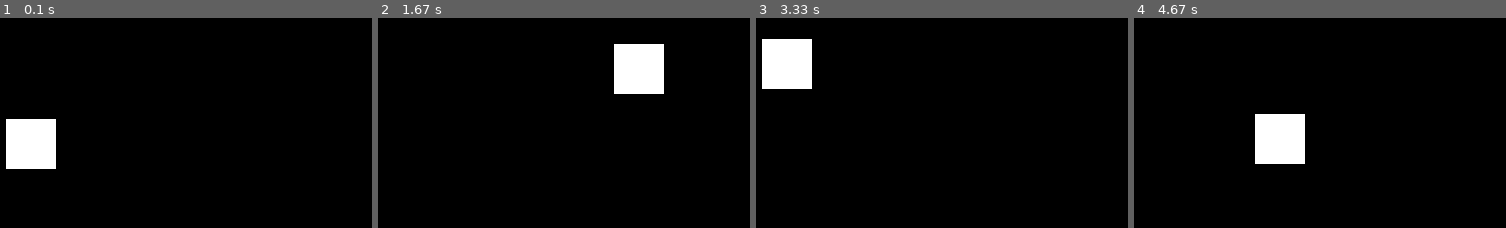
Above: before the commit, frames 1-4 (left to right).
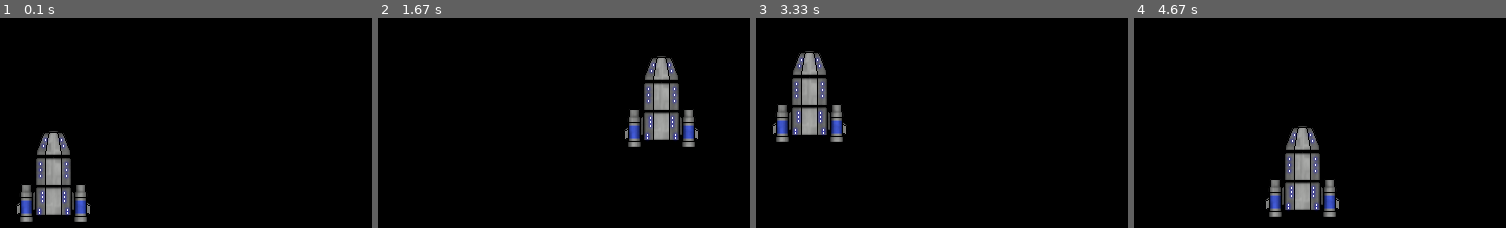
Above: after the commit, the same moments.

Repository: colgoo21/AWESOMENESS
Game: pygame game, started from Cole_Demo3.py
Two runs of this game, one before a commit and one after it. Both use one fixed random seed, a clock stepped at 60 frames per second and the inputs below.
Inputs:
- Up to frame 1 (0.1 s): no input
- Up to frame 2 (1.67 s): hold Right 0.33-0.8 s; hold Up 0.83-1.13 s; hold Right 1.17-1.63 s
- Up to frame 3 (3.33 s): hold Left 1.67-2.2 s; hold Down 2.23-2.53 s; hold Left 2.57-2.97 s; hold Up from 3 s (still down)
- Up to frame 4 (4.67 s): release Up at 3.37 s; hold Right 3.4-4.03 s; hold Down 4.07-4.43 s; hold Left from 4.47 s (still down)

The runs differ from the first frame. In frame 1, 6.7% of the frame differs, in the area x 1-25%, y 48-98%; in frame 2, 6.7%; in frame 3, 6.7%; in frame 4, 6.7%.

Commit message:
chelsea is the best

Diff:
--- a/Cole_Demo3.py
+++ b/Cole_Demo3.py
@@ -8,10 +8,10 @@
 
 black = (0, 0, 0)
 white = (255, 255, 255)
+red = (255, 0, 0)
 
 
-
-moveX, moveY = 0, 0
+moveX , moveY = 0, 0
 
 clock = pygame.time.Clock()
 
@@ -21,9 +21,11 @@
         self.y = y
         self.width = 50
         self.height = 50
+        self.image = pygame.image.load("alien.png")
 
     def render(self):
-        pygame.draw.rect(window, white, (self.x, self.y, self.width, self.height))
+        window.blit(self.image, (self.x, self.y, self.width, self.height))
+
 
 player = Sprite(100, 150)
 
Binary file added: alien.png
